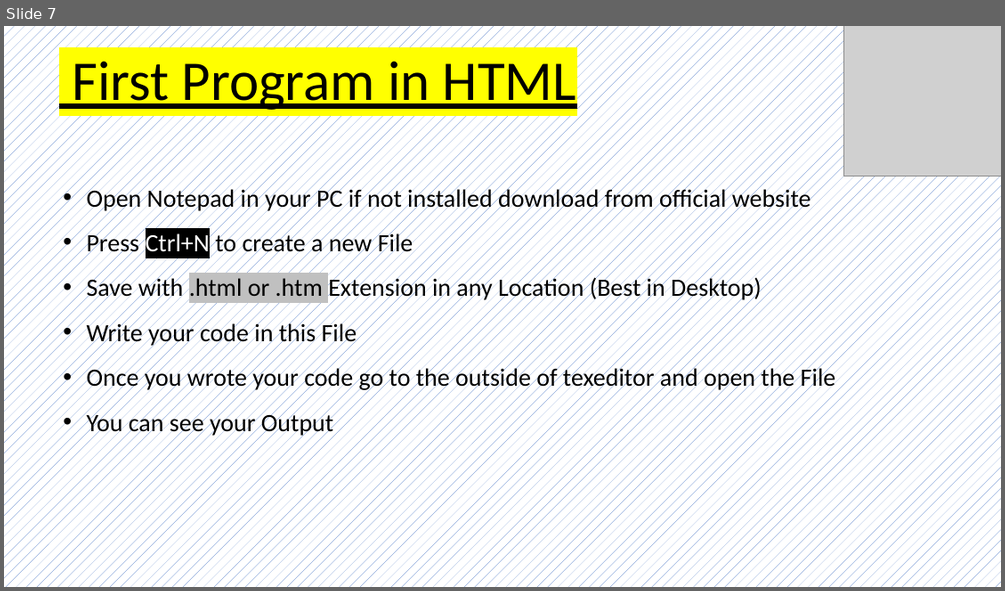
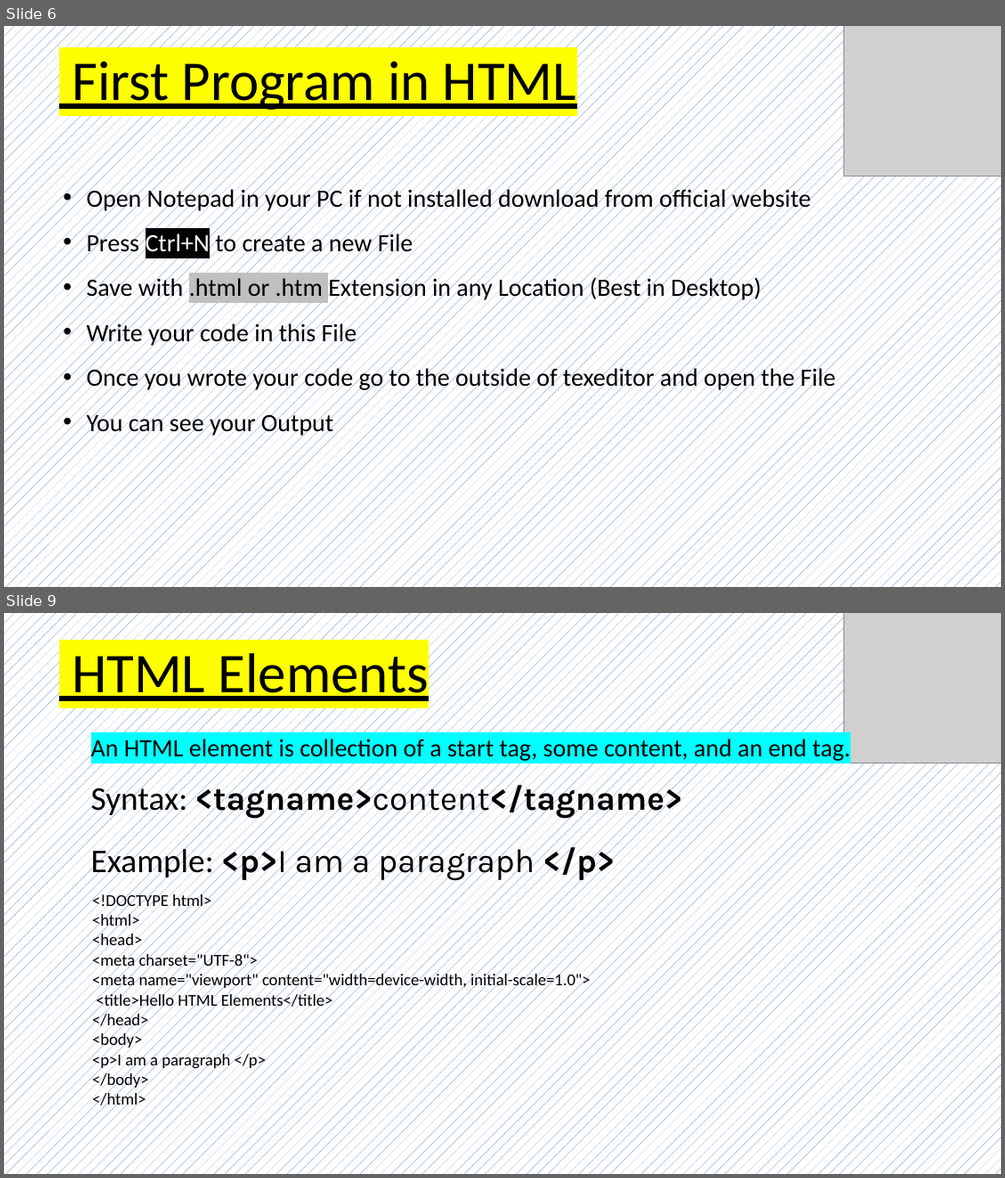
Before and after one commit to Pankajdas0025/Youtube-Tutorials-Notes, a slide deck: HTML Tutorial/Complete html tutorial notes.pptx. Shown one above the other, each under a label of ours: slide 7 before the commit, slides 6 and 9 after it; the slides between them are not shown. The pictures are 1005x591 and 1005x1178 pixels, drawn with LibreOffice and Linux fonts; fonts in the diff are those of the drawing; grey boxes stand for pictures. Boxes give left, top, right and bottom in pixels: in the first picture for what was removed or moved away, otherwise in the second. Text is boxed around its words. In the diff, an @@ line names an element or a change of style, - is before the commit and + after.

```diff
--- a/HTML Tutorial/Complete html tutorial notes.pptx
+++ b/HTML Tutorial/Complete html tutorial notes.pptx
@@ slide 9 added at [4,613,1001,1174], background pattern #4472C4 on #FFFFFF @@
@@ picture added at [844,613,1001,763] @@
@@ text added at [72,653,429,701], 54 pt, text #000000, underline @@
+HTML Elements
@@ text added at [91,738,850,761], 24 pt, text #000000 @@
+  An HTML element is collection of a start tag, some content, and an end tag.
@@ text added at [91,779,682,819], 32 pt, text #000000, bold @@
+  Syntax: <tagname>content</tagname>
@@ text added at [91,842,615,881], 32 pt, text #000000 @@
+  Example: <p>I am a paragraph </p>
@@ text added at [92,892,591,1110], 16 pt, text #000000 @@
+<!DOCTYPE html>
+<html>
+<head>
+<meta charset="UTF-8">
+<meta name="viewport" content="width=device-width, initial-scale=1.0">
+<title>Hello HTML Elements</title>
+</head>
+<body>
+<p>I am a paragraph </p>
+</body>
+</html>
@@ what was slide 7 is now slide 6 @@
```
Also in this commit, not shown: 2 slides changed, 3 other slides added, 2 slides removed, 1 other file.
